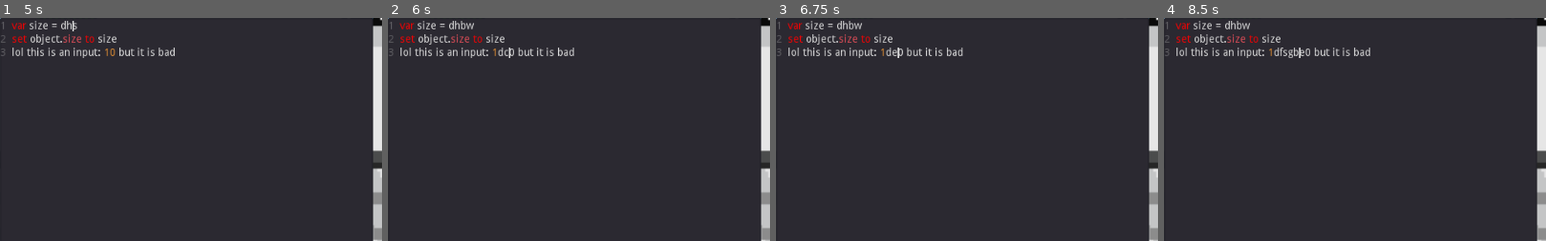
Above: before the commit, frames 1-4 (left to right).
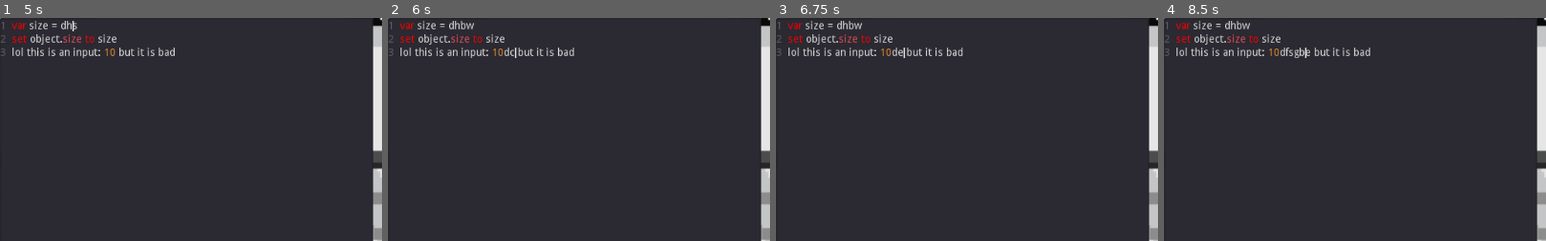
Above: after the commit, the same moments.

Repository: OfirIsakov/ScriptGameRemastered
Game: Godot game, scene res://src/Levels/Main.tscn
Same seed, same stepped clock (60 frames per second), same inputs: the game is played once before the commit and once after it. The project has no main scene, so this scene is started directly.
Inputs (mouse positions are % of the whole screen's width and height, from its top left):
- Up to frame 1 (5 s): tap Enter at 0.5 s; move the mouse to (45, 70) at 0.52 s; hold Backspace 0.53-1.28 s; hold W 0.53-2.03 s; click (45, 70) at 0.67 s; tap Space at 0.77, 1.52, 3.02, 3.77, 4.52 s; tap Delete at 0.8, 1.35, 3.05 s; move the mouse to (80, 65) at 1.27 s; tap B at 1.55, 2.1, 3.8 s; move the mouse to (20, 35) at 2.02 s; hold Backspace 2.03-2.78 s; hold A 2.03-3.53 s; move the mouse to (55, 50) at 2.77 s; tap Backspace at 2.85, 4.55 s; click (55, 50) at 2.92 s; move the mouse to (35, 25) at 3.52 s; hold S 3.53-4.28 s; hold Delete 3.53-4.28 s; move the mouse to (72, 45) at 4.27 s; hold D from 4.28 s (still down); tap H at 4.35 s
- Up to frame 2 (6 s): move the mouse to (30, 55) at 5.02 s; release D at 5.03 s; hold W 5.03-5.78 s; hold Delete 5.03-5.78 s; tap B at 5.1 s; click (30, 55) at 5.17 s; move the mouse to (60, 28) at 5.77 s; hold D from 5.78 s (still down); tap C at 5.85 s
- Up to frame 3 (6.75 s): keep holding D; tap Space at 6.02 s; tap B at 6.05 s; move the mouse to (45, 70) at 6.52 s; hold Backspace from 6.53 s (still down); tap E at 6.6 s
- Up to frame 4 (8.5 s): tap Space at 6.77, 7.52 s; move the mouse to (80, 65) at 7.27 s; release Backspace at 7.28 s; tap F at 7.35 s; click (80, 65) at 7.42 s; tap Delete at 7.55 s; move the mouse to (20, 35) at 8.02 s; release D at 8.03 s; hold S from 8.03 s (still down); tap G at 8.1 s; tap B at 8.3 s
The pictures show only the part of the screen within x 0-50%, y 0-50%; the shares and areas given below are measured in that part.

Frame 1 is identical in both runs. In frame 2, 0.1% of the frame differs, in the area x 28-34%, y 13-18%; in frame 3, 0.1%; in frame 4, 0.3%, in the area x 28-39%, y 13-18%.

Commit message:
fixed the text editor bugs

Diff:
--- a/src/Levels/Main.gd
+++ b/src/Levels/Main.gd
@@ -16,7 +16,7 @@
 	is_moving = $YSort/Player.is_moving
 	var flag = false
 	var name = "<value>"
-	var obstacles = [$Obstacle1/KinematicBody2D]
+	var obstacles = [$YSort/Obstacle1/KinematicBody2D]
 	for obstacle in obstacles:
 		if obstacle != null and obstacle.hover == true:
 			flag = true
--- a/src/Texteditor/TextEditor.gd
+++ b/src/Texteditor/TextEditor.gd
@@ -70,7 +70,7 @@
 		var closest_input = find_closest_input()
 		textedit_node.cursor_set_line(closest_input[0], true, false)
 		textedit_node.cursor_set_column(closest_input[1], true)
-		textedit_node.get_tree().set_input_as_handled() # get rid of
+		textedit_node.get_tree().set_input_as_handled() # get rid of this comment
 
 
 # Called every frame a key is pressed.
@@ -88,18 +88,21 @@
 			if Input.is_key_pressed(KEY_LEFT) or Input.is_key_pressed(KEY_RIGHT):
 				return
 
+			var line_num = textedit_node.cursor_get_line()
+			var column_num = textedit_node.cursor_get_column()
+
 			# loop over valid spots
-			for place in editable_locations:
-				if validate_input(event):
+			print(editable_locations)
+			for place in editable_locations: # each place contains lists [line_number, column_number, editable_length]
+				if validate_input(event) and line_num == place[0] and column_num >= place[1] and column_num <= place[1] + place[2]:
 					if Input.is_key_pressed(KEY_BACKSPACE) or Input.is_key_pressed(KEY_DELETE):
 						if place[2] > 0:
 							place[2] -= 1
-						else:
-							get_tree().set_input_as_handled()
+							return
 					else:
 						place[2] += 1
-				else:
-					get_tree().set_input_as_handled()
+						return
+			get_tree().set_input_as_handled()
 		else:
 			if Input.is_key_pressed(KEY_SPACE):
 				in_editor = true
